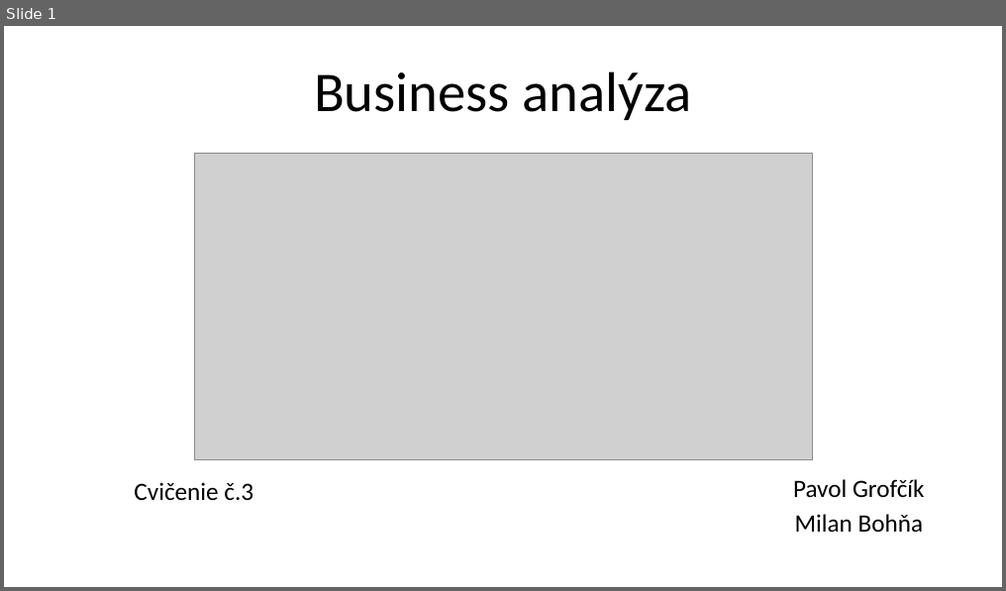
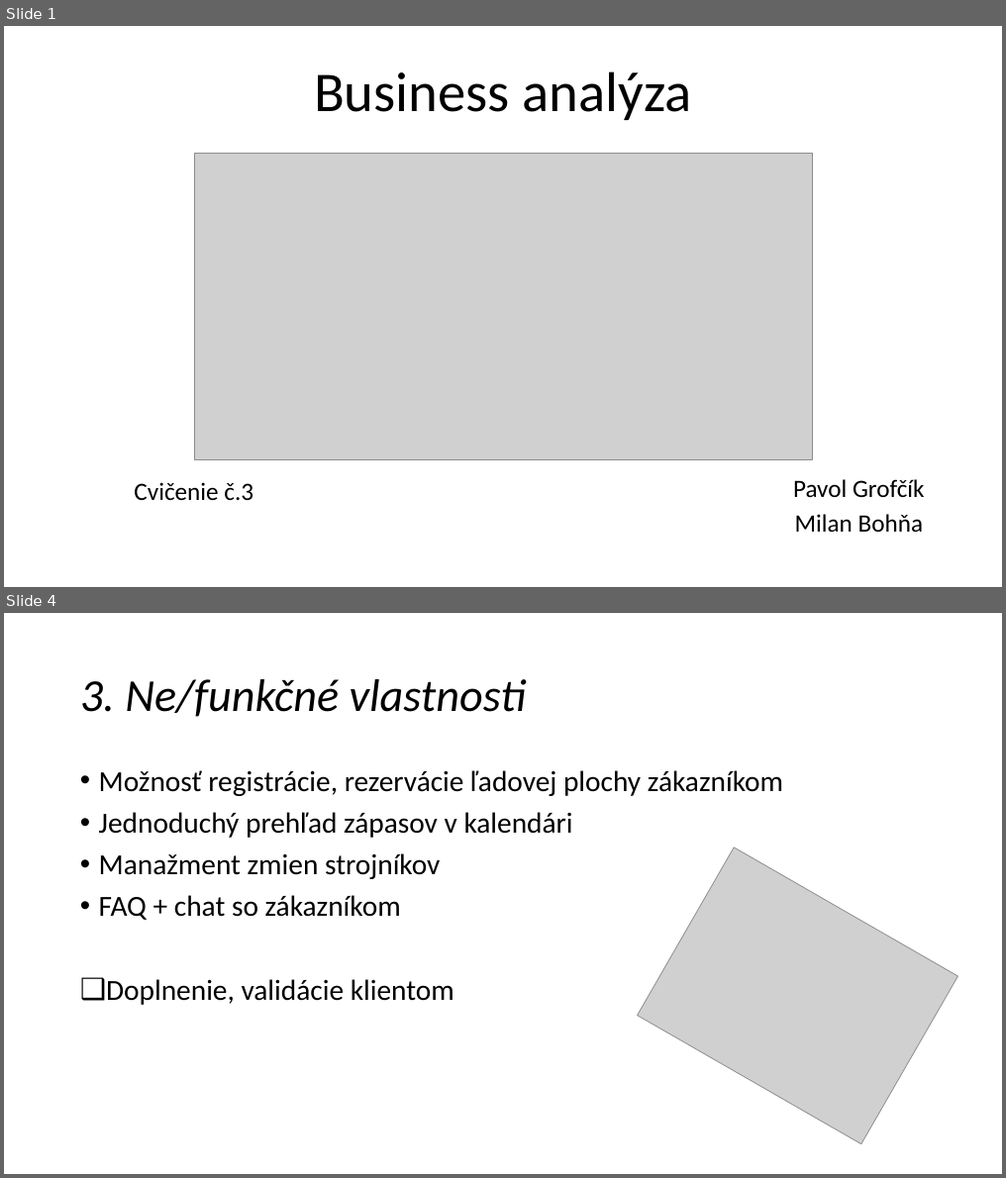
Before and after one commit to PavolGrofcik/PSI, a slide deck: PPT 3.pptx. Shown one above the other, each under a label of ours: slide 1 before the commit, slides 1 and 4 after it; the slides between them are not shown. The pictures are 1006x591 and 1006x1178 pixels, drawn with LibreOffice and Linux fonts; fonts in the diff are those of the drawing; grey boxes stand for pictures. Boxes give left, top, right and bottom in pixels: in the first picture for what was removed or moved away, otherwise in the second. Text is boxed around its words. In the diff, an @@ line names an element or a change of style, - is before the commit and + after.

```diff
--- a/PPT 3.pptx
+++ b/PPT 3.pptx
@@ slide 4 added at bbox=[4, 613, 1002, 1174], background #FFFFFF @@
@@ title added at bbox=[80, 679, 526, 717], 44 pt, text #000000, italic @@
+3. Ne/funkčné vlastnosti
@@ text added at bbox=[99, 770, 783, 1005], 28 pt, text #000000 @@
+• Možnosť registrácie, rezervácie ľadovej plochy zákazníkom
+• Jednoduchý prehľad zápasov v kalendári
+• Manažment zmien strojníkov
+• FAQ + chat so zákazníkom
+❑ Doplnenie, validácie klientom
@@ picture added at bbox=[638, 848, 958, 1145] @@
```
Also in this commit, not shown: 2 other slides added, 3 slides removed, 2 other files.
